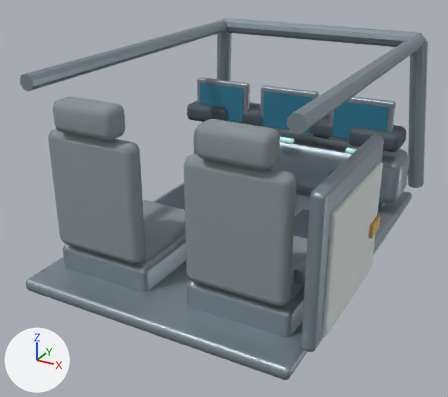
Before and after pictures for a commit that changed the glTF model web/src/learn/walk/models/improved_cockpit.glb.
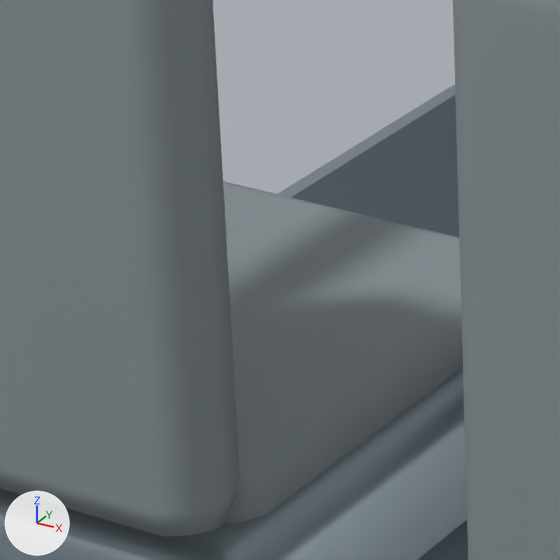
The first picture shows the older version from a camera (50 mm lens) standing at (1.51, -2.75, 2.65) and looking at (-0.07, 0.12, 1.21). The close-ups show the older and then the newer version on the part from 23% to 45% of the width and 42% to 67% of the height of that picture. Only the edits that show in the close-ups are written down. Every picture has the same lights, and +X, +Y and +Z are marked at lower left. Where no turn or scale is listed for an object, it has been applied to the vertices.

Names of what the first close-up shows: 'CabinFloor', 'FloorGripLeft', 'SeatBack_L', 'SeatBack_R', 'SeatCushion_L', 'SeatFrame_L'.
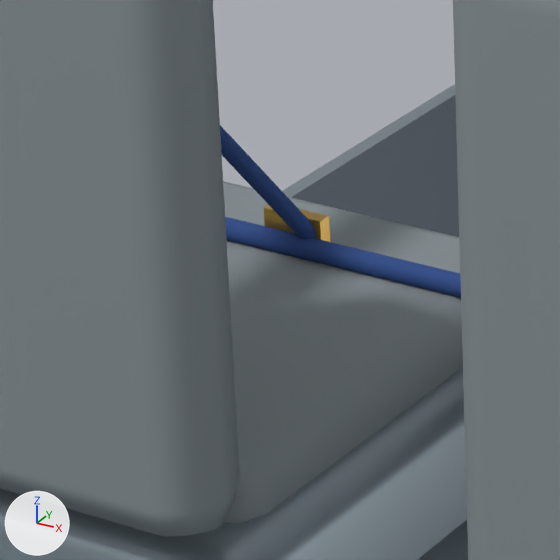
Where the change shows, as pixel boxes (x1, y1, x2, y2) in the close-ups (560 x 560 px):
'LapBelt_L', added (blue)
    after: (225, 217, 461, 298)
'ShoulderBelt_L', added (blue)
    after: (220, 125, 316, 239)
'Buckle_L', added (orange)
    after: (264, 205, 330, 242)

What the commit changed:
Material 'Harness webbing' (mat_harness_webbing) is new.
Its base color is (0.0284, 0.0782, 0.275) (blue #2f4f8f).
Its roughness is 0.9.
Material 'Buckle brass' (mat_buckle_brass) is new.
Its base color is (0.584, 0.356, 0.0685) (orange #c9a14a).
Its metallic is 0.7.
Its roughness is 0.3.
Mesh me_mesh_137 is new.
It has 24 vertices, 40 faces and spans x -0.105..0.105, y -0.213..0.213, z -0.311..0.311.
It uses material mat_harness_webbing (blue #2f4f8f).
Mesh me_mesh_136 is new.
It is a box spanning x -0.035..0.035, y -0.008..0.008, z -0.025..0.025.
It uses material mat_buckle_brass (orange #c9a14a).
Mesh me_mesh_135 is new.
It has 24 vertices, 40 faces and spans x -0.23..0.23, y -0.012..0.012, z -0.011..0.011.
It uses material mat_harness_webbing (blue #2f4f8f).
Object 'ShoulderBelt_L' (ob_shoulderbelt_l) is new; it shows me_mesh_137.
Its location is (-0.465, -0.315, 1.475).
Object 'Buckle_L' (ob_buckle_l) is new; it shows me_mesh_136.
Its location is (-0.39, -0.105, 1.165).
Object 'LapBelt_L' (ob_lapbelt_l) is new; it shows me_mesh_135.
Its location is (-0.39, -0.12, 1.16).
